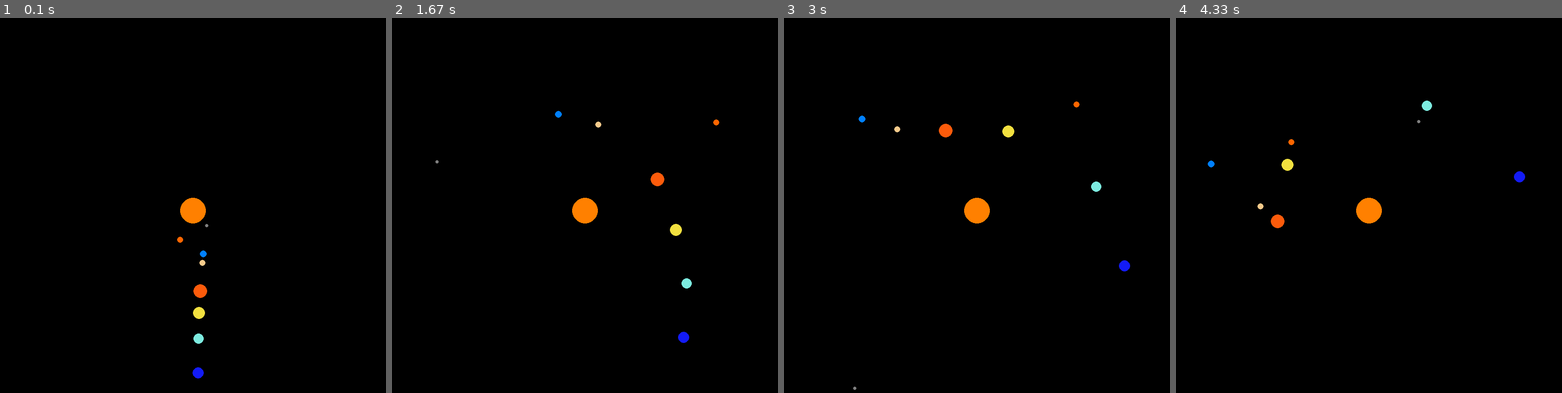
Above: before the commit, frames 1-4 (left to right).
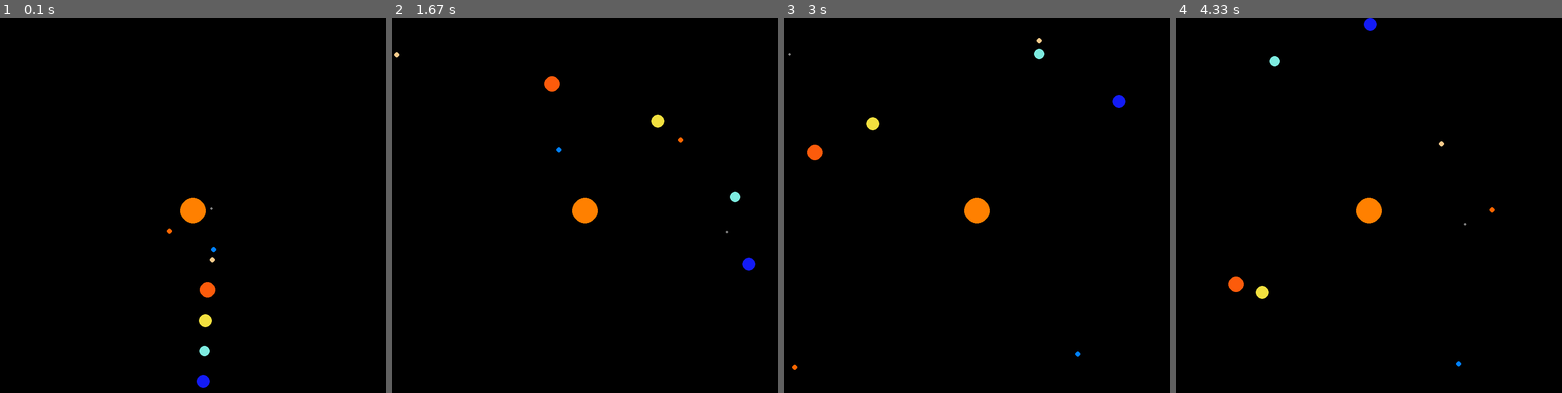
Above: after the commit, the same moments.

Repository: myhotchoc/Space-Simulator
Game: pygame game, started from Gravity v3.py
Two runs of this game, one before a commit and one after it. Both use one fixed random seed, a clock stepped at 60 frames per second and the inputs below.
Inputs (mouse positions are in pixels of both pictures, inside the frame that each line leads up to):
- Up to frame 1 (0.1 s): no input
- Up to frame 2 (1.67 s): press the mouse at (588, 235) at 0.37 s; move the mouse to (538, 224) at 0.47 s; release the mouse at (492, 213) at 0.6 s; click (623, 295) at 0.72 s; click (727, 348) at 1.05 s; click (492, 134) at 1.38 s
- Up to frame 3 (3 s): click (977, 258) at 1.72 s; click (922, 130) at 2.05 s; click (1112, 310) at 2.38 s; click (849, 246) at 2.72 s
- Up to frame 4 (4.33 s): click (1257, 138) at 3.05 s; click (1276, 276) at 3.38 s; press the mouse at (1276, 276) at 3.7 s; move the mouse to (1376, 265) at 3.8 s; release the mouse at (1473, 250) at 3.93 s; click (1253, 351) at 4.05 s

The runs differ from the first frame. In frame 1, 0.7% of the frame differs, in the area x 43-56%, y 50-99%; in frame 2, 0.8%, in the area x 0-95%, y 9-87%; in frame 3, 0.8%; in frame 4, 0.8%.

Commit message:
Update Gravity v3.py

Diff:
--- a/Gravity v3.py
+++ b/Gravity v3.py
@@ -37,9 +37,9 @@
 earth_to_sun = 105
 mars_to_sun = 125
 jupiter_to_sun = 190
-saturn_to_sun = 240
-uranus_to_sun = 300
-neptune_to_sun = 380
+saturn_to_sun = 260
+uranus_to_sun = 330
+neptune_to_sun = 400
 
 ## All data in kg
 sun_mass = 50
@@ -47,8 +47,8 @@
 venus_mass = 5
 earth_mass = 5
 mars_mass = 6
-jupiter_mass = 35
-saturn_mass = 32
+jupiter_mass = 37
+saturn_mass = 28
 uranus_mass = 20
 neptune_mass = 25
 
@@ -73,7 +73,7 @@
 uranus_speed = 2.8
 neptune_speed = 2.5
 
-timestep = 1
+timestep = 2
 
 ## Class for a body in space
 class Body(object):
@@ -85,7 +85,7 @@
         self.vx = vx
         self.vy = vy
         self.colour = colour
-        self.radius = radius
+        self.radius = int(math.sqrt(mass)) * 3
 
         ## Holds all past locations
         self.past = []
